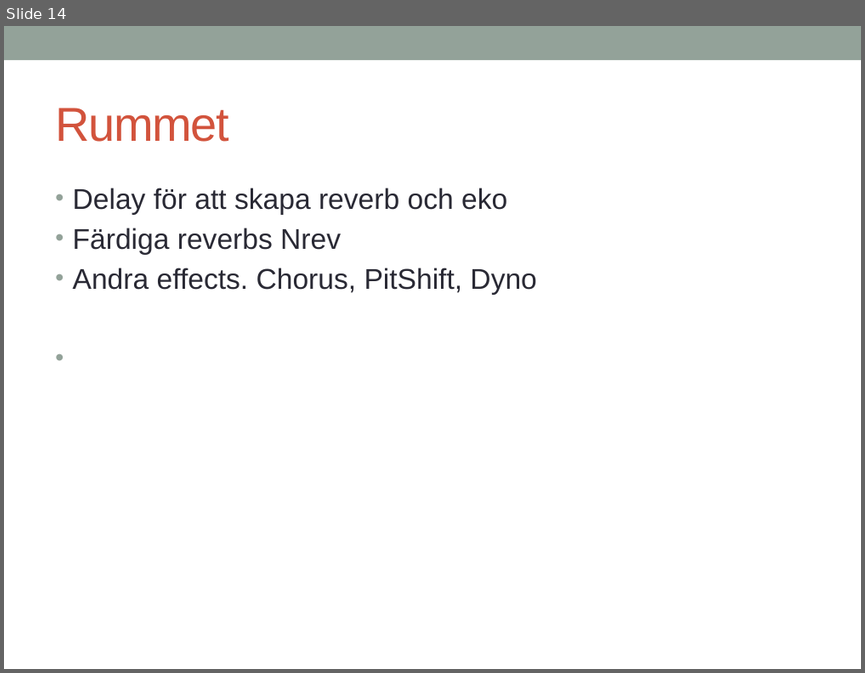
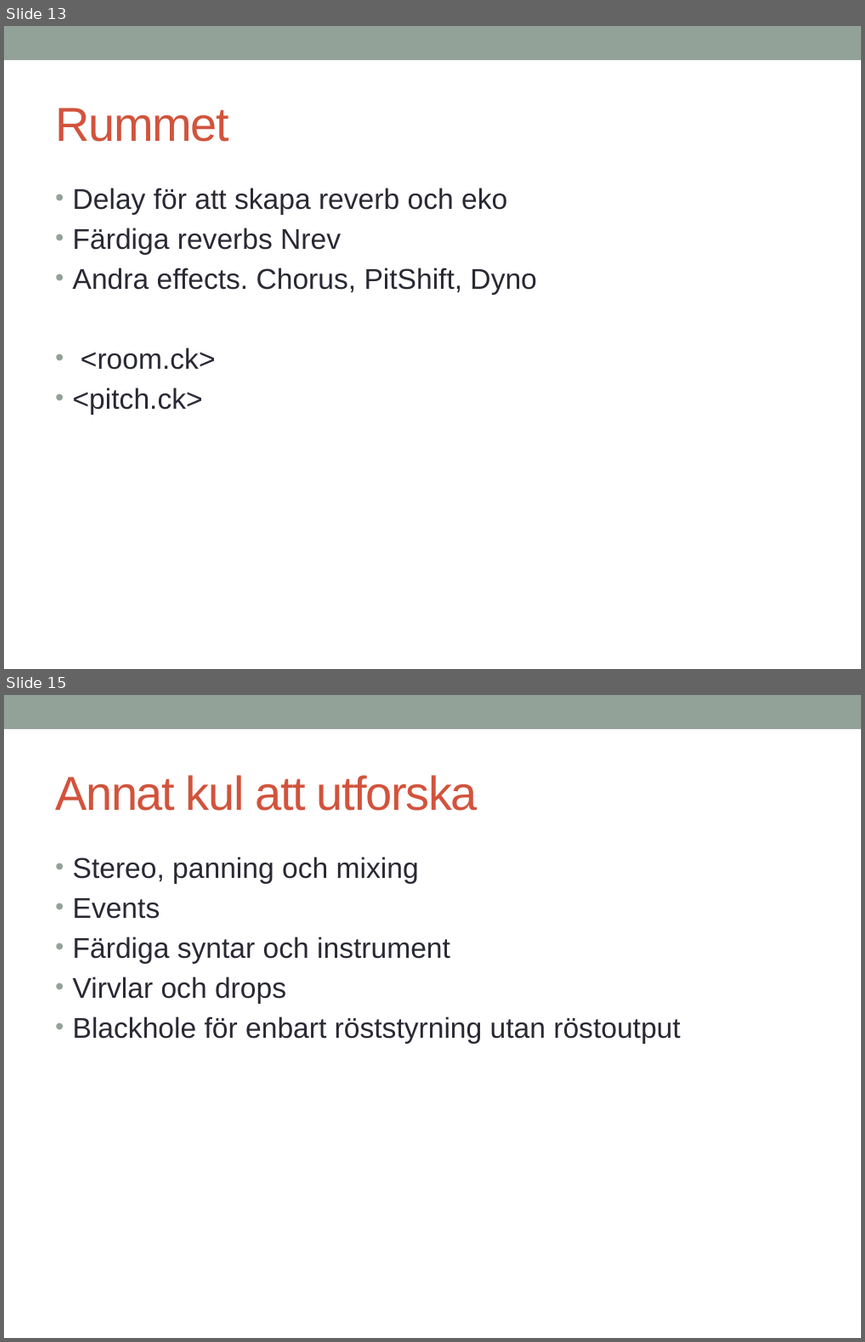
Before and after one commit to melke/makinmusic, a slide deck: chuck.pptx. Shown one above the other, each under a label of ours: slide 14 before the commit, slides 13 and 15 after it; the slides between them are not shown. The pictures are 865x673 and 865x1342 pixels, drawn with LibreOffice and Linux fonts; fonts in the diff are those of the drawing. Boxes give left, top, right and bottom in pixels: in the first picture for what was removed or moved away, otherwise in the second. Text is boxed around its words. In the diff, an @@ line names an element or a change of style, - is before the commit and + after.

```diff
--- a/chuck.pptx
+++ b/chuck.pptx
@@ slide 15 added at <box>4,695,861,1338</box>, background #FFFFFF; not listed: 1 template element that a slide beside it also shows @@
@@ title added at <box>55,775,477,811</box>, 40 pt, text #D2533C @@
+Annat kul att utforska
@@ text added at <box>73,857,680,1043</box>, 24 pt, text #292934 @@
+• Stereo, panning och mixing
+• Events
+• Färdiga syntar och instrument
+• Virvlar och drops
+• Blackhole för enbart röststyrning utan röstoutput
@@ what was slide 14 is now slide 13 @@
@@ slide 13 changed as well @@
@@ text at <box>73,347,216,414</box>: paragraphs added @@
+• <room.ck>
+• <pitch.ck>
```
Also in this commit, not shown: 10 other slides changed, 2 other slides added, 4 slides removed, 9 other files.
